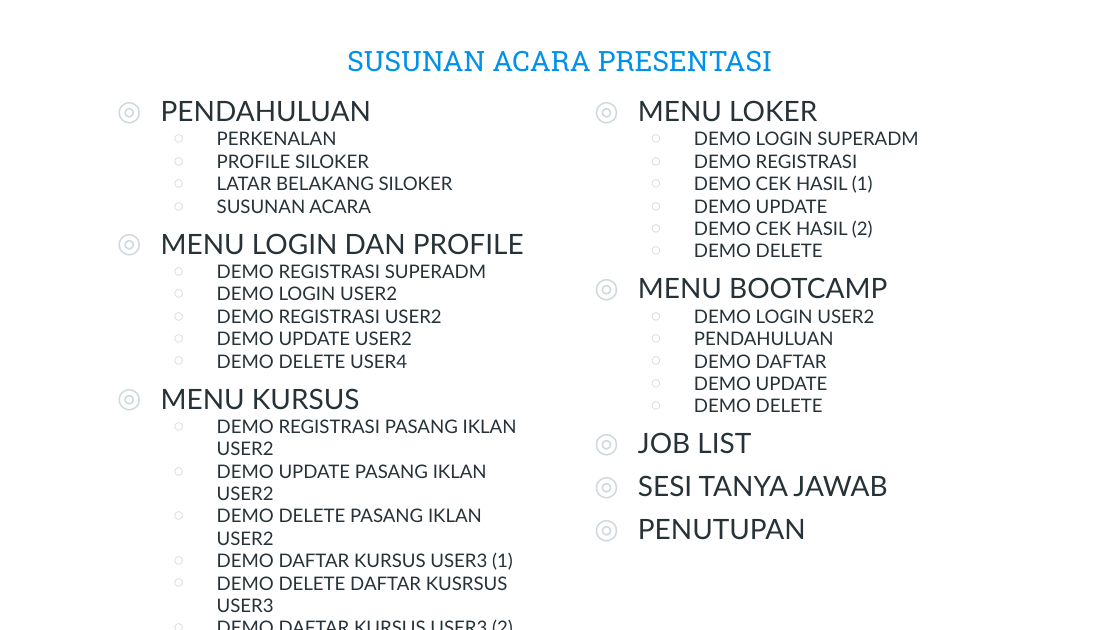
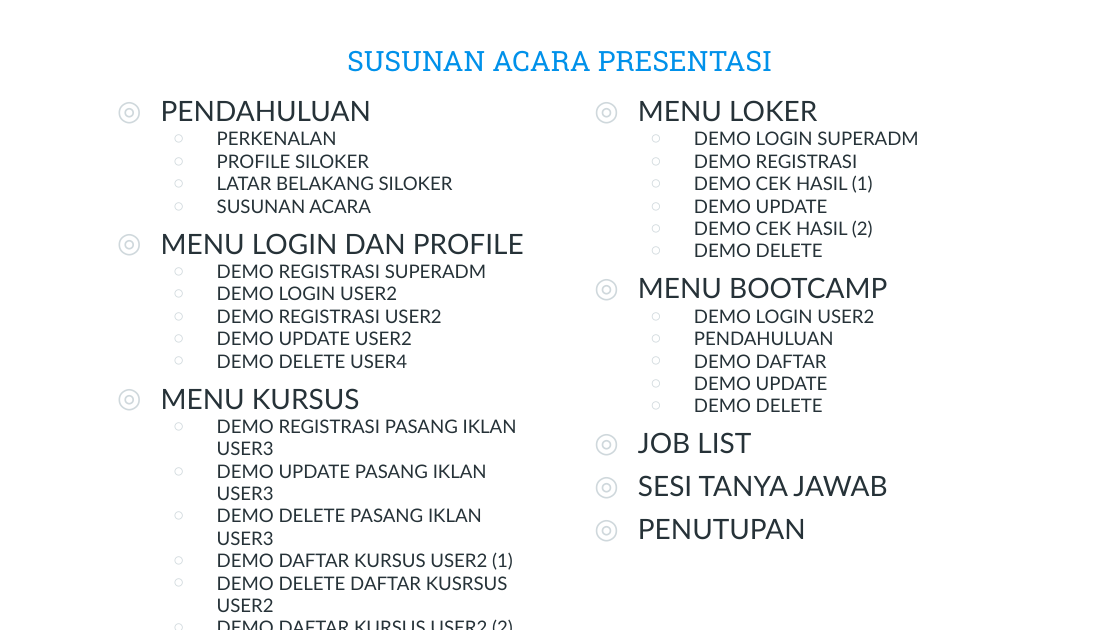
Before and after one commit to avengersinfinityloop/siloker, a slide deck: slide 1 of SUSUNAN ACARA PRESENTASI.pptx. Drawn at 1120x630 pixels with LibreOffice and Linux fonts; fonts in the diff are those of the drawing; background and template pictures are left out. Boxes give left, top, right and bottom in pixels: in the first picture for what was removed or moved away, otherwise in the second. Text is boxed around its words. In the diff, an @@ line names an element or a change of style, - is before the commit and + after.

Commit message:
joy

```diff
--- a/SUSUNAN ACARA PRESENTASI.pptx
+++ b/SUSUNAN ACARA PRESENTASI.pptx
@@ text at (x1=217, y1=131, x2=873, y2=612): text changed @@
-  ○ DEMO REGISTRASI PASANG IKLAN USER2
-  ○ DEMO UPDATE PASANG IKLAN USER2
-  ○ DEMO DELETE PASANG IKLAN USER2
-  ○ DEMO DAFTAR KURSUS USER3 (1)
-  ○ DEMO DELETE DAFTAR KUSRSUS USER3
-  ○ DEMO DAFTAR KURSUS USER3 (2)
-  ○ DEMO DELETE DAFTAR KURSUS USER2
+  ○ DEMO REGISTRASI PASANG IKLAN USER3
+  ○ DEMO UPDATE PASANG IKLAN USER3
+  ○ DEMO DELETE PASANG IKLAN USER3
+  ○ DEMO DAFTAR KURSUS USER2 (1)
+  ○ DEMO DELETE DAFTAR KUSRSUS USER2
+  ○ DEMO DAFTAR KURSUS USER2 (2)
+  ○ DEMO DELETE DAFTAR KURSUS USER3
```
